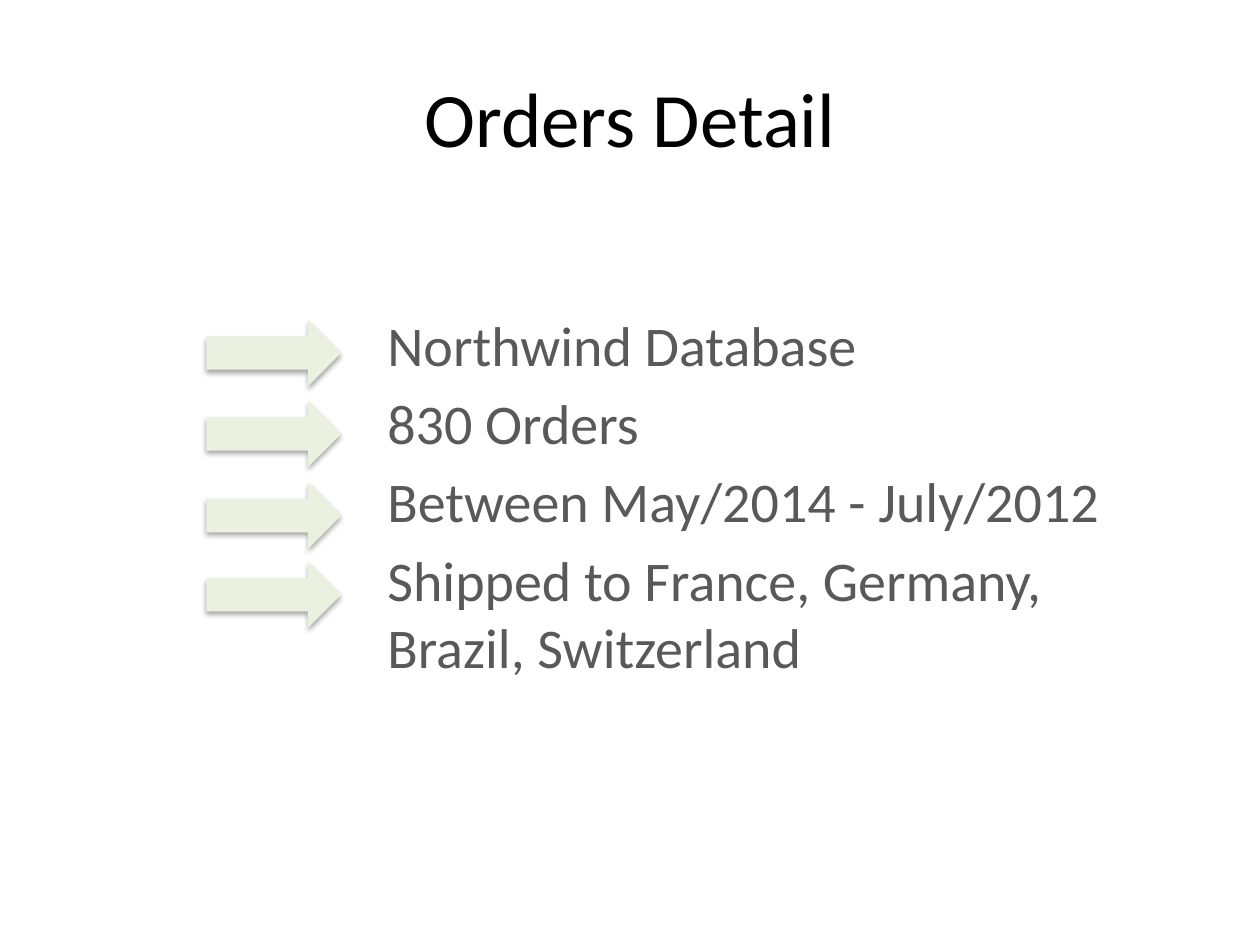
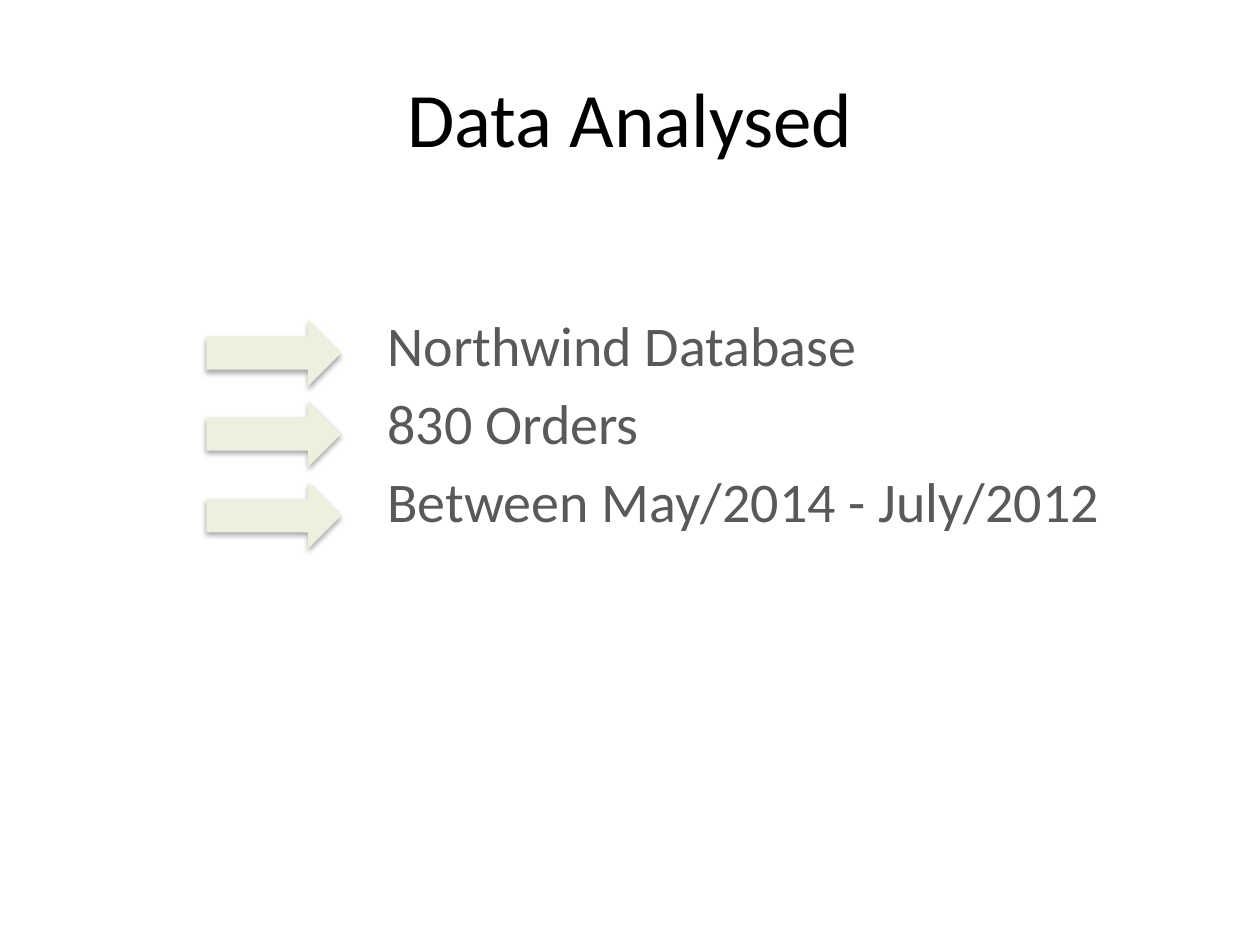
Before and after one commit to Sue-Mir/Module2_Project_Hypothesis_Testing, a slide deck: slide 3 of Project2_HypothesisTesting_NonTechnicalPresentation.pptx. Drawn at 1260x945 pixels with LibreOffice and Linux fonts; fonts in the diff are those of the drawing. Boxes give left, top, right and bottom in pixels: in the first picture for what was removed or moved away, otherwise in the second. Text is boxed around its words. In the diff, an @@ line names an element or a change of style, - is before the commit and + after.

```diff
--- a/Project2_HypothesisTesting_NonTechnicalPresentation.pptx
+++ b/Project2_HypothesisTesting_NonTechnicalPresentation.pptx
@@ title at box(407, 93, 852, 160): text changed @@
-Orders Detail
+Data Analysed
@@ right arrow removed at box(207, 562, 341, 629) @@
@@ text at box(387, 562, 1041, 675): paragraph removed @@
-Shipped to France, Germany, Brazil, Switzerland
```
Also in this commit, not shown: 4 other slides changed, 6 slides added, 3 slides removed.
